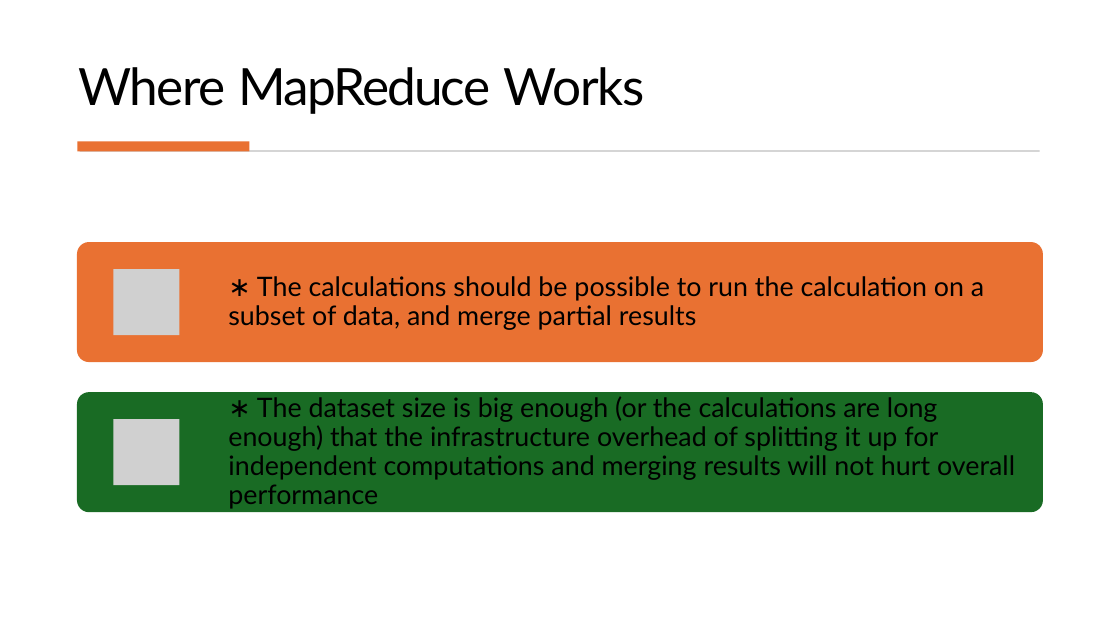
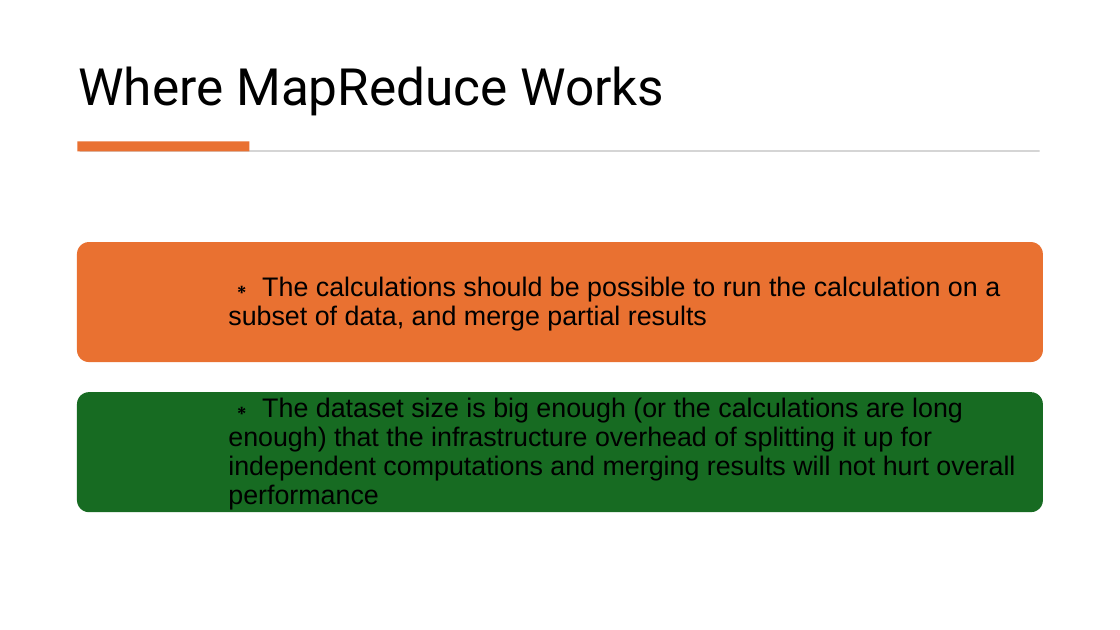
Before and after one commit to zhangyu027/UCI_Hadoop_Apache_Airflow, a slide deck: slide 29 of 02_Slides/M1_Hadoop.pptx. Drawn at 1120x630 pixels with LibreOffice and Linux fonts; fonts in the diff are those of the drawing; grey boxes stand for pictures. Boxes give left, top, right and bottom in pixels: in the first picture for what was removed or moved away, otherwise in the second. Text is boxed around its words. In the diff, an @@ line names an element or a change of style, - is before the commit and + after.

```diff
--- a/02_Slides/M1_Hadoop.pptx
+++ b/02_Slides/M1_Hadoop.pptx
@@ title "Where MapReduce Works" at (78, 66, 665, 116): font Lato to Roboto; letter spacing -1.4 to 0 pt in "Where"; letter spacing -1.6 to 0 pt in "MapReduce"; letter spacing -1.1 to 0 pt in "Works"; less space between paragraphs @@
@@ rounded rectangle at (77, 242, 1044, 362): fill #E97132 to #E97131 @@
@@ picture removed at (113, 269, 180, 335) @@
@@ text "∗ The calculations should be ..." at (228, 276, 1000, 330): font Lato to Arial; less space between paragraphs @@
@@ rounded rectangle at (77, 392, 1044, 513): fill #196B24 to #176B22 @@
@@ picture removed at (113, 419, 180, 486) @@
@@ text "∗ The dataset size is ..." at (228, 397, 1015, 509): font Lato to Arial; less space between paragraphs @@
```
Also in this commit, not shown: 58 other slides changed, 9 other files.
